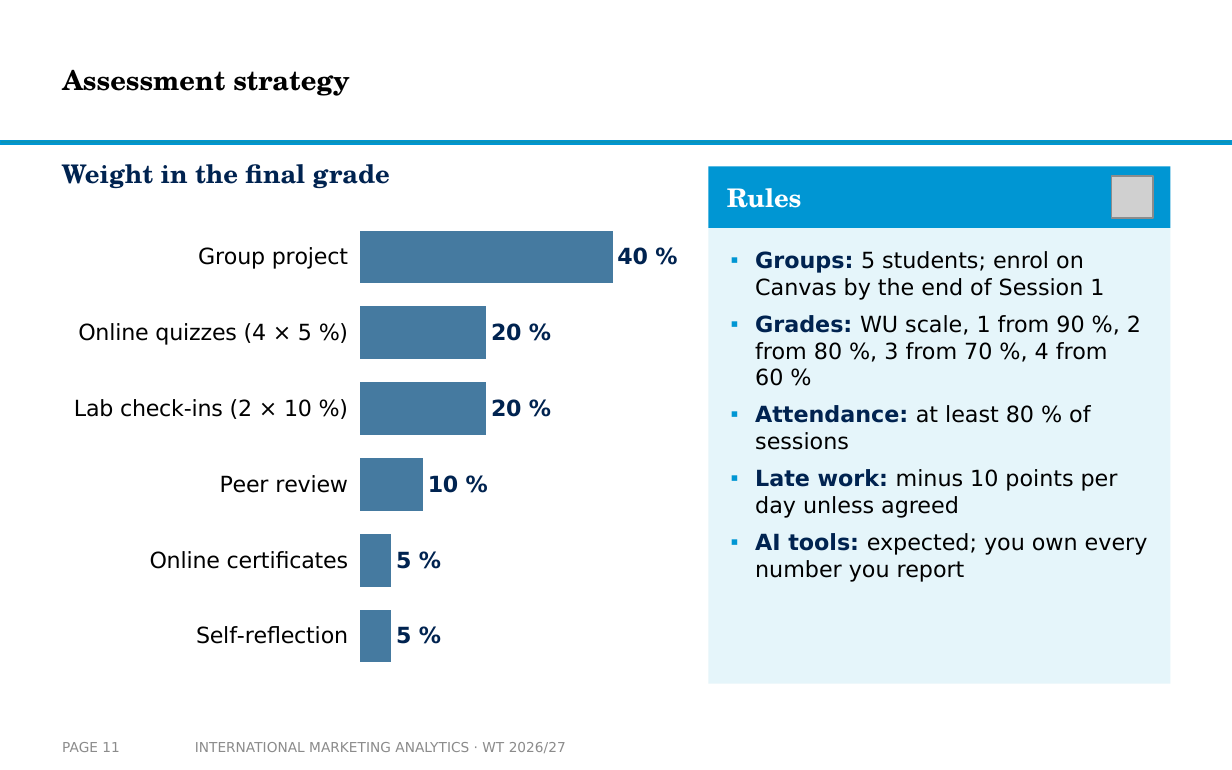
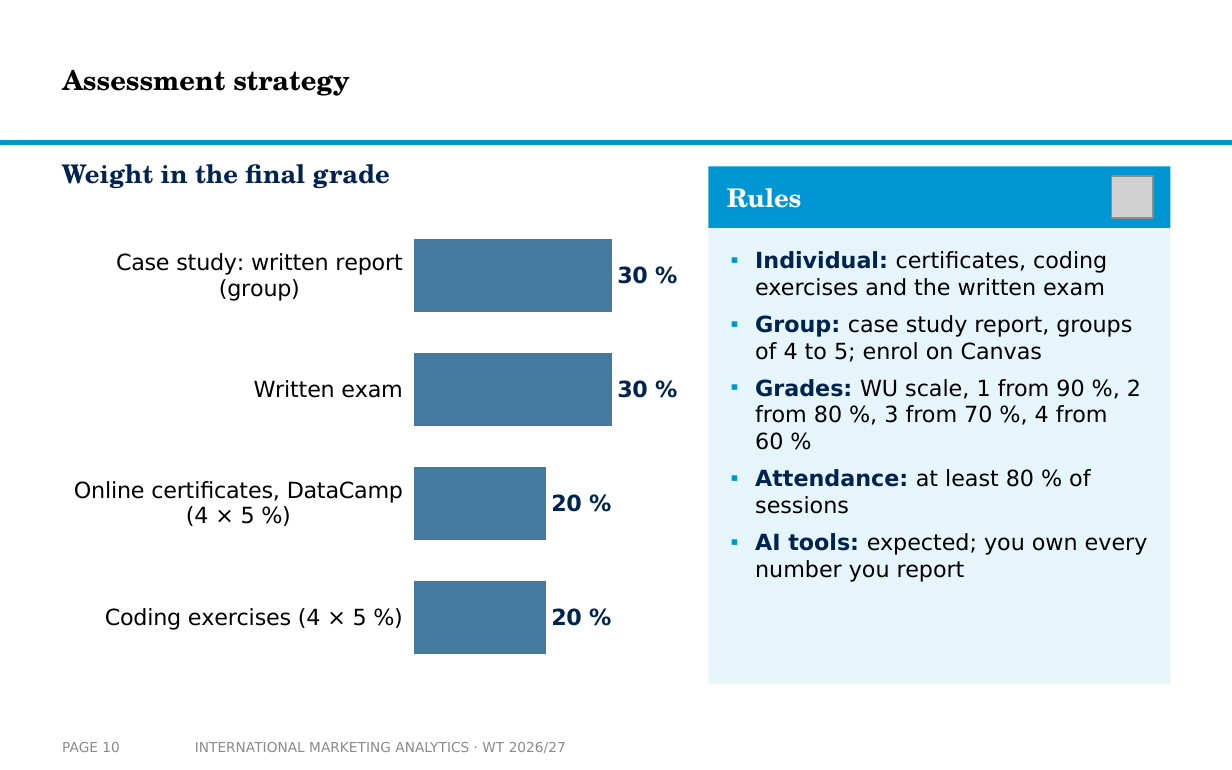
Before and after one commit to arnefloh-wu/International-Marketing-Analytics, a slide deck: slide 10 of slides/00a_course-content-and-style_WT26-27.pptx (slide 11 before the commit). Drawn at 1232x770 pixels with LibreOffice and Linux fonts; fonts in the diff are those of the drawing; grey boxes stand for pictures; background and template pictures are left out. Boxes give left, top, right and bottom in pixels: in the first picture for what was removed or moved away, otherwise in the second. Text is boxed around its words. In the diff, an @@ line names an element or a change of style, - is before the commit and + after.

```diff
--- a/slides/00a_course-content-and-style_WT26-27.pptx
+++ b/slides/00a_course-content-and-style_WT26-27.pptx
@@ bar chart at bbox=[62, 209, 678, 684] @@
-categories: Self-reflection, Online certificates, Peer review, Lab check-ins (2 × 10 %), Online quizzes (4 × 5 %), Group project
+categories: Coding exercises (4 × 5 %), Online certificates, DataCamp (4 × 5 %), Written exam, Case study: written report (group)
-Series 1: 5, 5, 10, 20, 20, 40
+Series 1: 20, 20, 30, 30
@@ value axis changed @@
@@ bar spacing changed @@
@@ text at bbox=[755, 251, 1132, 362]: text changed @@
-▪ Groups: 5 students; enrol on Canvas by the end of Session 1
+▪ Individual: certificates, coding exercises and the written exam
+▪ Group: case study report, groups of 4 to 5; enrol on Canvas
@@ text at bbox=[755, 469, 1118, 518]: paragraph removed @@
-▪ Late work: minus 10 points per day unless agreed
@@ page number at bbox=[62, 742, 119, 752]: text changed @@
-PAGE 11
+PAGE 10
```
Also in this commit, not shown: 6 other slides changed, 2 slides added, 5 slides removed, 23 other files.
